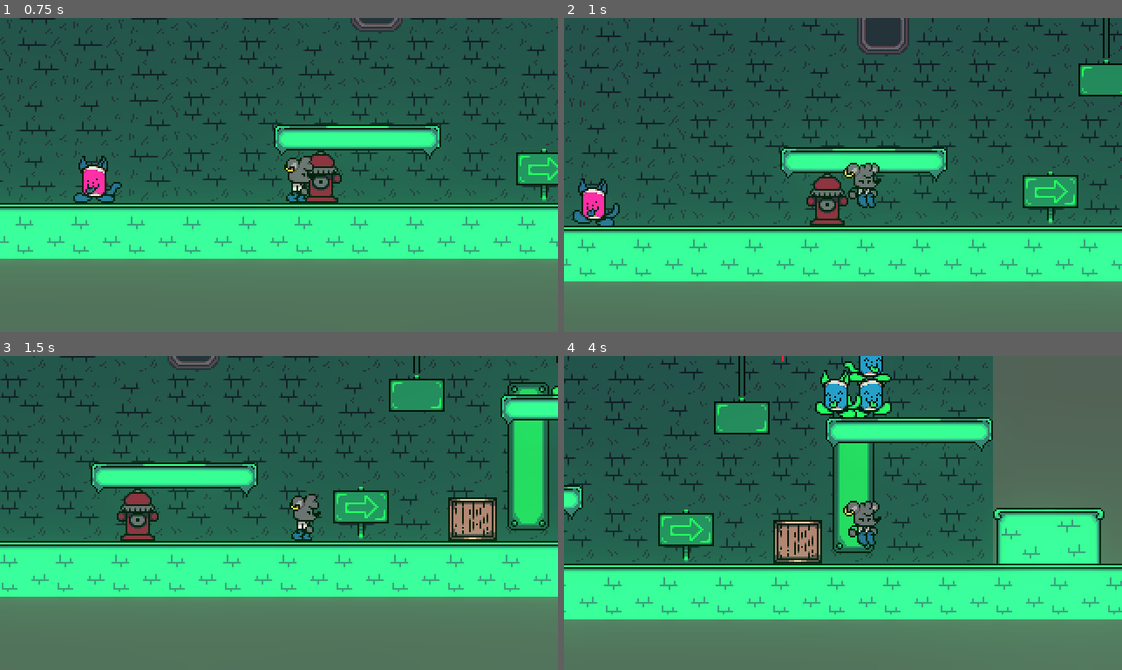
Above: before the commit, frames 1-4 (two rows, left to right).
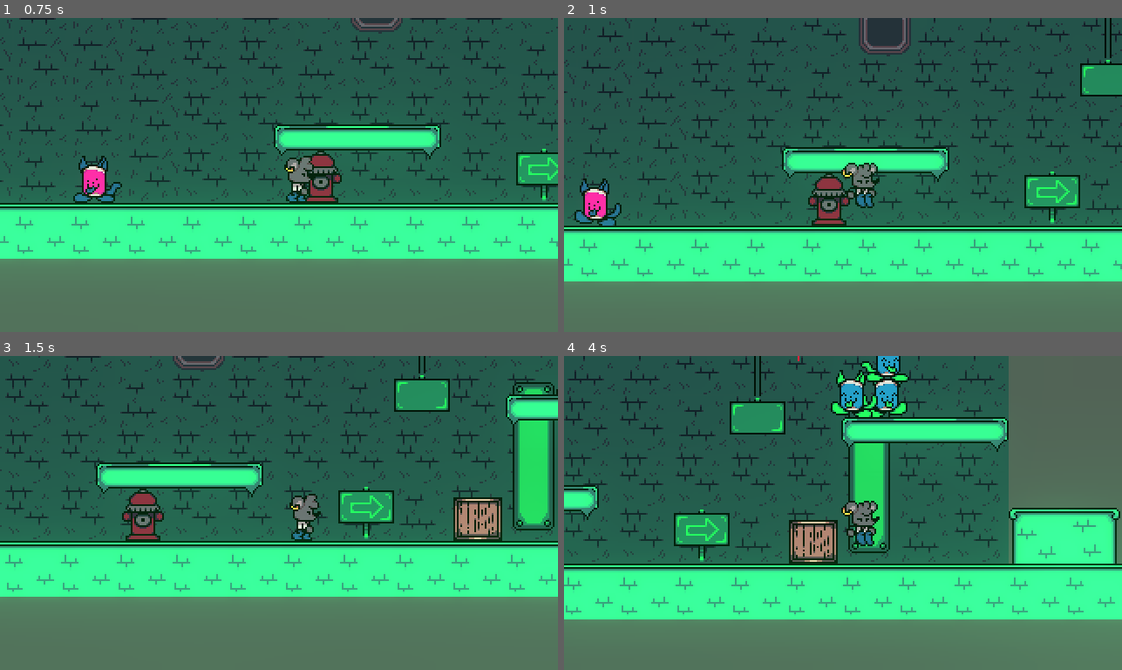
Above: after the commit, the same moments.

Repository: MonkeMango/sidealleysqueaks-source
Game: Godot game, scene res://scenes/Areas/testscene.tscn
The game is run twice, just before and just after one commit, with the same random seed, the same clock (stepped at 60 frames per second) and the same inputs.
Inputs:
- Up to frame 1 (0.75 s): hold Right (ui_right) from 0.53 s (still down)
- Up to frame 2 (1 s): keep holding Right (ui_right); tap Space (jump) at 0.77 s
- Up to frame 3 (1.5 s): keep holding Right (ui_right)
- Up to frame 4 (4 s): tap Space (jump) at 1.52, 3.02, 3.77 s; release Right (ui_right) at 2.03 s; hold Left (ui_left) 2.03-2.78 s; hold Right (ui_right) from 2.78 s (still down)

Frame 1 is identical in both runs. In frame 2, 9.9% of the frame differs, in the area x 0-100%, y 0-83%; in frame 3, 11%; in frame 4, 18%.

Commit message:
Adding some basic shit fr

Diff:
--- a/src/Player/Player.gd
+++ b/src/Player/Player.gd
@@ -1,8 +1,10 @@
 extends KinematicBody2D
 const UP = Vector2(0, -1)
 var inAir = false
+
 # variables for basic movement
 var gravity = 100
+
 #i'm gonna blow my brains out
 var normalGravity = 100
 var speed = 150
@@ -13,7 +15,7 @@
 #air related properties
 var fastfall = 500
 export var MAXFALLSPEED = 220
-var speedAir = 130
+var speedAir = 120
 export var jumpPeak = 10
 export var jumpHeight = 3000
 
